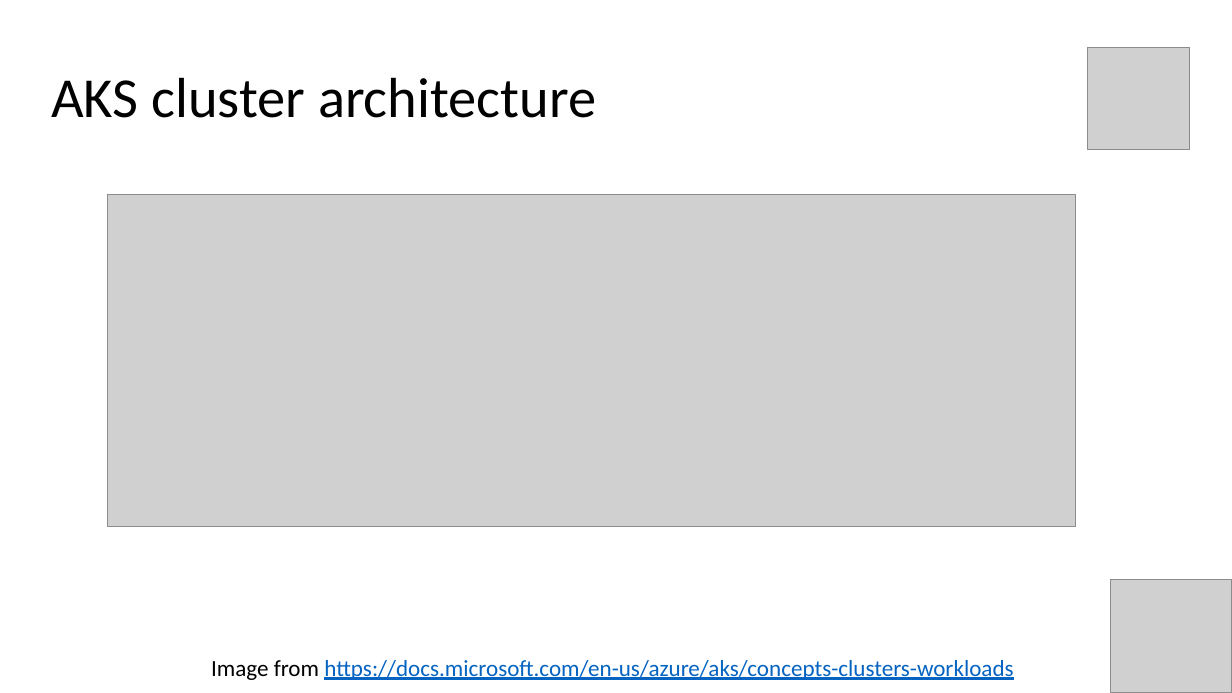
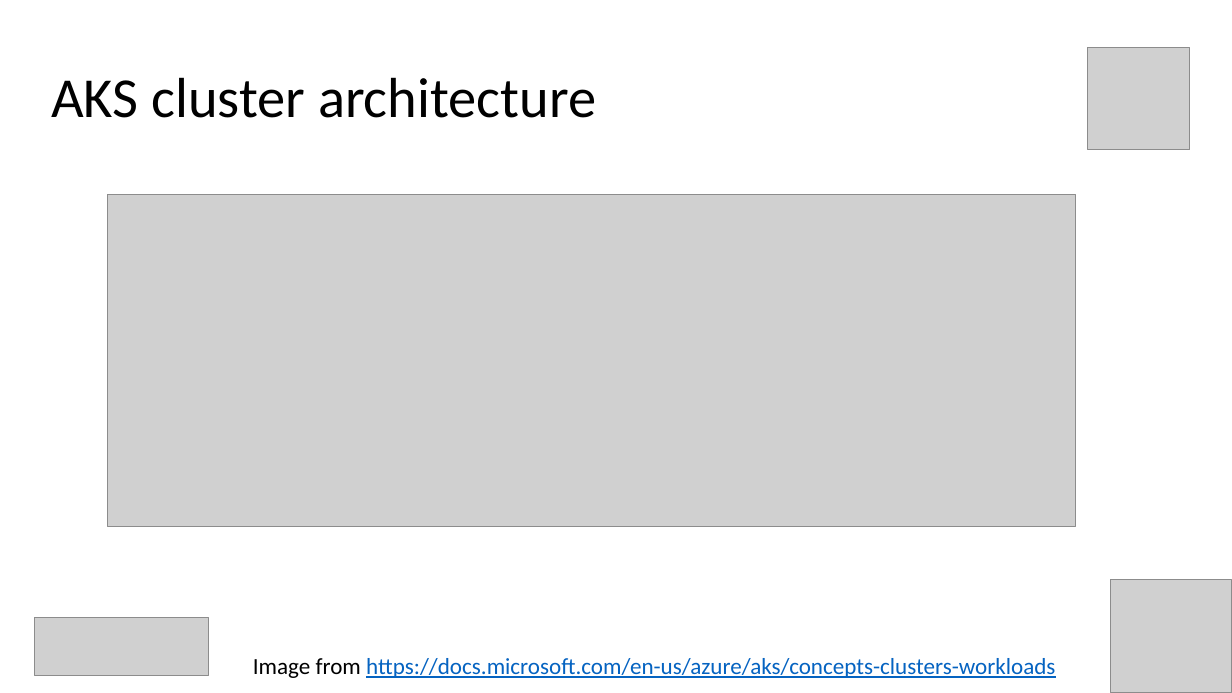
Before and after one commit to evgenyb/aks-workshops, a slide deck: slide 18 of 01-aks-and-k8s-101/slides/Introduction to AKS.pptx (slide 17 before the commit). Drawn at 1232x693 pixels with LibreOffice and Linux fonts; fonts in the diff are those of the drawing; grey boxes stand for pictures. Boxes give left, top, right and bottom in pixels: in the first picture for what was removed or moved away, otherwise in the second. Text is boxed around its words. In the diff, an @@ line names an element or a change of style, - is before the commit and + after.

```diff
--- a/01-aks-and-k8s-101/slides/Introduction to AKS.pptx
+++ b/01-aks-and-k8s-101/slides/Introduction to AKS.pptx
@@ picture added at bbox=[35, 618, 209, 677] @@
@@ text "Image from https://docs.microsoft.com/en-us/azure/aks/concep ...": place and size @@
-text "Image from https://docs.microsoft.com/en-us/azure/aks/concep ..." at bbox=[211, 660, 1013, 680]
+text "Image from https://docs.microsoft.com/en-us/azure/aks/concep ..." at bbox=[253, 658, 1055, 678]
```
Also in this commit, not shown: 32 other slides changed, 2 slides added, 2 other files.
